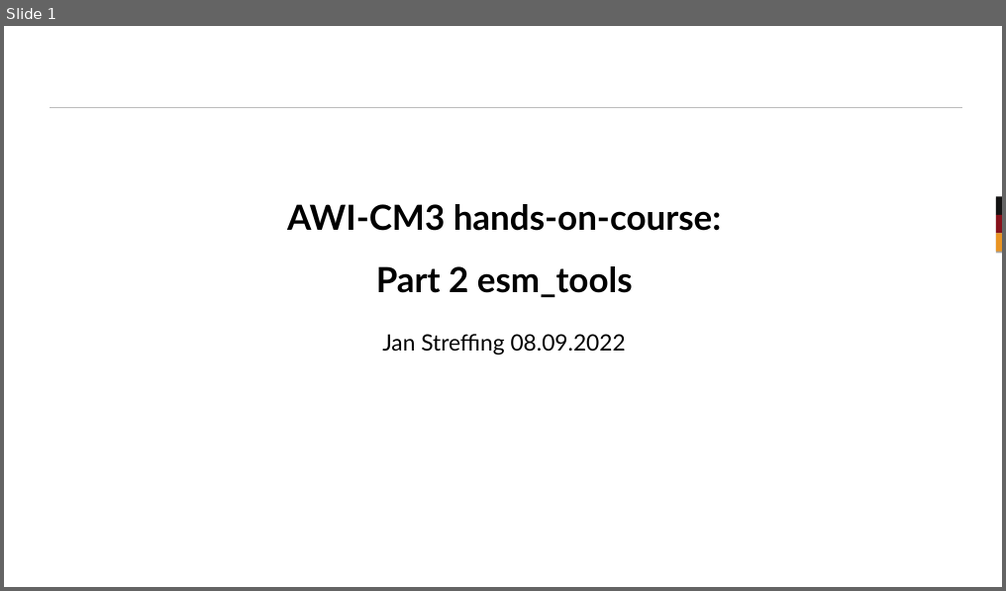
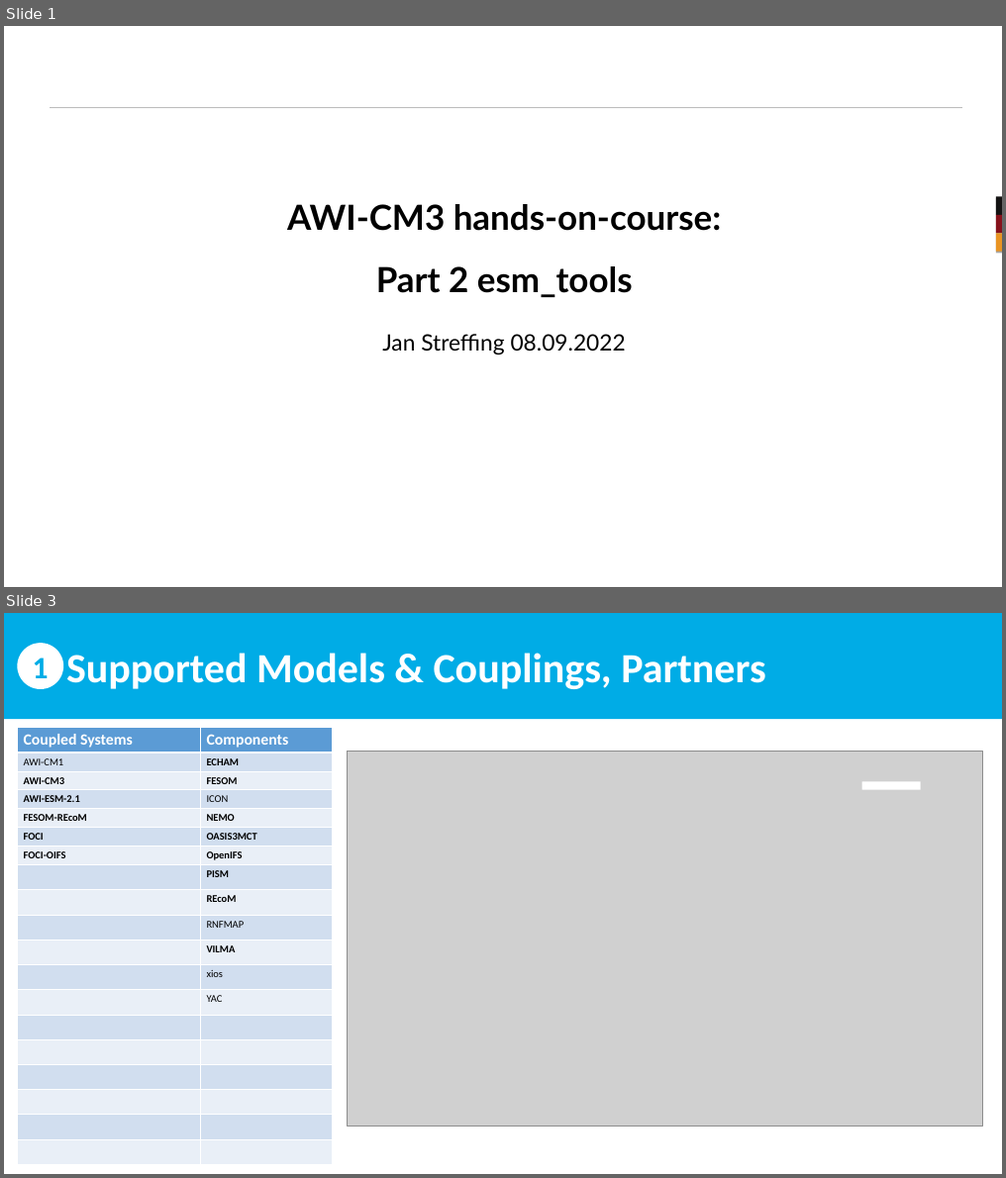
Before and after one commit to AWI-CM3/hands-on-course, a slide deck: 02_install_esm_tools.odp. Shown one above the other, each under a label of ours: slide 1 before the commit, slides 1 and 3 after it; the slides between them are not shown. The pictures are 1006x591 and 1006x1178 pixels, drawn with LibreOffice and Linux fonts; fonts in the diff are those of the drawing; grey boxes stand for pictures; background and template pictures are left out. Boxes give left, top, right and bottom in pixels: in the first picture for what was removed or moved away, otherwise in the second. Text is boxed around its words. In the diff, an @@ line names an element or a change of style, - is before the commit and + after.

```diff
--- a/02_install_esm_tools.odp
+++ b/02_install_esm_tools.odp
@@ slide 3 added at (x1=4, y1=613, x2=1002, y2=1174), background #FFFFFF @@
@@ rectangle added at (x1=4, y1=613, x2=1002, y2=719), fill #00ACE6, 48 pt, text #FFFFFF, bold @@
+Supported Models & Couplings, Partners
@@ ellipse added at (x1=17, y1=643, x2=63, y2=689), fill #FFFFFF, 36 pt, text #00ACE6, bold @@
+1
@@ table added at (x1=17, y1=728, x2=332, y2=1155), 19 rows, 2 columns @@
+Coupled Systems | Components
+AWI-CM1 | ECHAM
+AWI-CM3 | FESOM
+AWI-ESM-2.1 | ICON
+FESOM-REcoM | NEMO
+FOCI | OASIS3MCT
+FOCI-OIFS | OpenIFS
+ | PISM
+ | REcoM
+ | RNFMAP
+ | VILMA
+ | xios
+ | YAC
+ | 
+ | 
+ | 
+ | 
+ | 
+ | 
@@ picture added at (x1=347, y1=751, x2=983, y2=1126) @@
@@ rectangle added at (x1=862, y1=782, x2=921, y2=790), fill #FFFFFF @@
```
Also in this commit, not shown: 6 other slides added, 2 other files.
